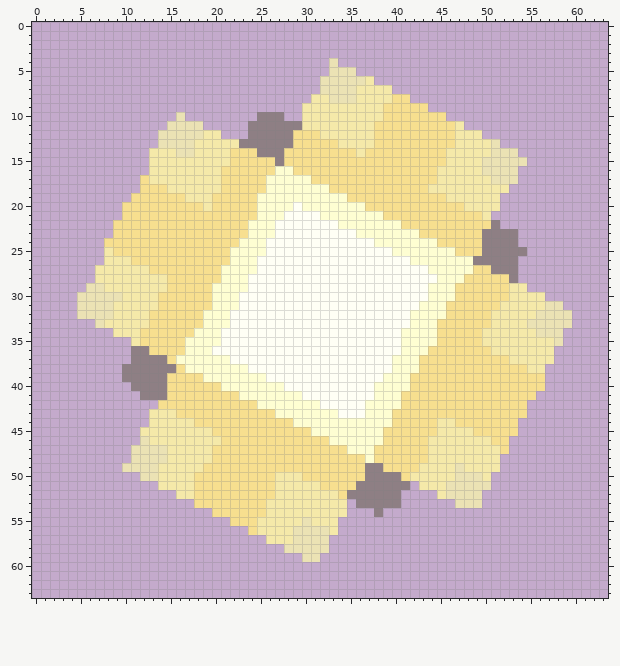
Pixel-art sprite -- Animations/BalaPistola/Default/003.png. This is how it looked before the edit.
The file is 192x192 pixels, drawn in blocks of 3x3; one block is one cell here.
Now the later version:
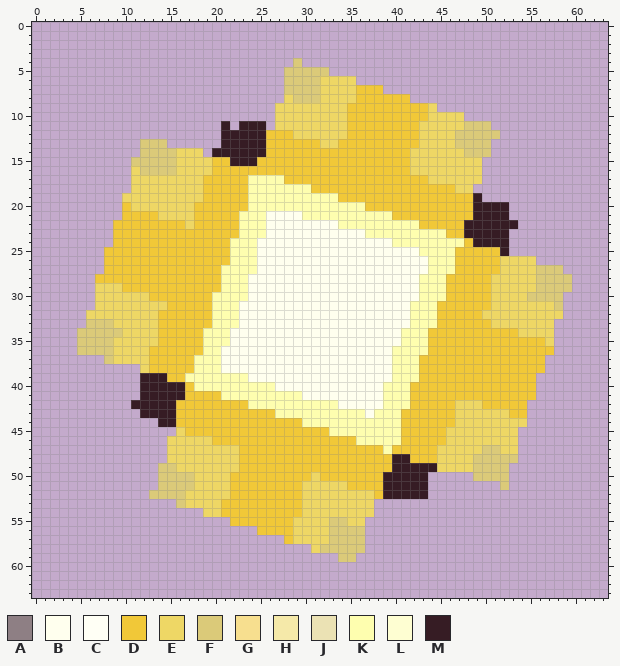
Palette (. is transparent): A #8e7f84  B #ffffee  C #fffff5  D #f1c838  E #eed765  F #dbca79  G #f7df8f  H #f5e9a9  J #ebe2b4  K #fefeaf  L #fefed2  M #361c24
Diff:
Changed rows in their new state; - is an unchanged pixel.
first column x 5:
 4 ------------------------F---.--------------------------
 5 -----------------------FFFFF...------------------------
 6 -----------------------FFFFEEEE..----------------------
 7 -----------------------FFFFEEEEDDD.--------------------
 8 -----------------------EFFFEEEEDDDDDD------------------
 9 ----------------------EEEEEEEEDDDDDDDDDE---------------
10 -----------.--------..EEEEEEEEDDDDDDDDDEEEE------------
11 ----------....--M-MMM.EEEEEEEEDDDDDDDDEEEEEFFF---------
12 ---------.......MMMMMDDDEEEEEEDDDDDDDDEEEEFFFFF--------
13 -------FFF......MMMMMDDDDDDEEDDDDDDDDDEEEEFFFF.--------
14 -------FFFFEEE.MMMMMMDDDDDDDDDDDDDDDDEEEEEEFFF...------
15 ------FFFFFEEEEDDMMMDDDDDDDDDDDDDDDDDEEEEEEEE.....-----
16 ------EFFFFEEEEDDDDDDDDDDDDDDDDDDDDDDEEEEEEEE....------
17 ------EEEEEEEEDDDDDKKKKDDDDDDDDDDDDDDDDEEEEEE....------
18 ------EEEEEEEEDDDDDKKKKKKKDDDDDDDDDDDDDDDDEE....-------
19 -----EEEEEEEEEDDDDDKKKKKKKKKKDDDDDDDDDDDDDDDM..--------
20 -----DEEEEEEEDDDDDDKKKKKKKKKKKKKDDDDDDDDDDDDMMMM-------
21 -----DDDDEEEEDDDDDKKKBBBBKKKKKKKKKKDDDDDDDDDMMMM-------
22 ----DDDDDDDDEDDDDDKKKBBBBBBBBKKKKKKKKKDDDDDMMMMMM------
23 ----DDDDDDDDDDDDDDKKKBBBBBBBBBBBKKKKKKKKKDDMMMMM.------
24 ---.DDDDDDDDDDDDDKKKBBBBBBBBBBBBBBBKKKKKKKKDMMMM.------
25 ---DDDDDDDDDDDDDDKKKBBBBBBBBBBBBBBBBBBKKKKDDDDDM..-----
26 ---DDDDDDDDDDDDDDKKKBBBBBBBBBBBBBBBBBBBKKKDDDDDEEEE----
27 --.DDDDDDDDDDDDDKKKKBBBBBBBBBBBBBBBBBBBKKKDDDDDEEEEFFF-
28 --DDDDDDDDDDDDDDKKKBBBBBBBBBBBBBBBBBBBKKKDDDDDEEEEEFFFF
29 -.EEEDDDDDDDDDDDKKKBBBBBBBBBBBBBBBBBBBKKKDDDDDEEEEEFFFF
30 ..EEEEEEDDDDDDDKKKKBBBBBBBBBBBBBBBBBBBKKKDDDDDEEEEFFFF-
31 ..EEEEEEEEDDDDDKKKBBBBBBBBBBBBBBBBBBBKKKDDDDDDEEEEEEEF-
32 .EEEEEEEEDDDDDDKKKBBBBBBBBBBBBBBBBBBBKKKDDDDDEEEEEEEEE.
33 -FFFEEEEEDDDDDDKKKBBBBBBBBBBBBBBBBBBBKKKDDDDDDEEEEEEE..
34 FFFFFEEEEDDDDDKKKBBBBBBBBBBBBBBBBBBBKKKDDDDDDDDDDEEEE.-
35 FFFFEEEEEDDDDDKKKBBBBBBBBBBBBBBBBBBBKKKDDDDDDDDDDDDDE.-
36 FFFFEEEEDDDDDDKKBBBBBBBBBBBBBBBBBBBKKKKDDDDDDDDDDDDDD--
37 ---FEEEEDDDDDKKKBBBBBBBBBBBBBBBBBBBKKKDDDDDDDDDDDDDD.--
38 -----..EDDDDDKKKBBBBBBBBBBBBBBBBBBBKKKDDDDDDDDDDDDDD---
39 -----..MMMDDKKKKKKKBBBBBBBBBBBBBBBBKKKDDDDDDDDDDDDD.---
40 ------.MMMMMDKKKKKKKKKBBBBBBBBBBBBKKKDDDDDDDDDDDDDD.---
41 -------MMMMMDDDDKKKKKKKKKBBBBBBBBBKKKDDDDDDDDDDDDDD----
42 ------MMMMMDDDDDDDDKKKKKKKKKKBBBBBKKKDDDDDEEEDDDDD-----
43 -------MMMMDDDDDDDDDDDKKKKKKKKKKBKKKDDDDDDEEEEEEDD-----
44 --------.MMDDDDDDDDDDDDDDKKKKKKKKKKKDDDDDDEEEEEEEE-----
45 -------....EDDDDDDDDDDDDDDDDKKKKKKKKDDDDDEEEEEEEE------
46 -------...EEEEEDDDDDDDDDDDDDDDDKKKKKDDDDDEEEEEEEE------
47 ------....EEEEEEEEDDDDDDDDDDDDDDDDKDDDDDEEEEEFFEE------
48 ------....EEEEEEEEDDDDDDDDDDDDDDDDDMMDDDEEEEFFFFF------
49 -----....FFEEEEEEEDDDDDDDDDDDDDDDDDMMMMMEEEEFFFF-------
50 -------..FFFFEEEEDDDDDDDDDEDDDDDDDMMMMM.....FFFF-------
51 ---------FFFFEEEEDDDDDDDDEEEEEDDDDMMMMM.......-F-------
52 --------FFFFEEEEEDDDDDDDDEEEEEEEEDMMMMM-.....----------
53 -----------FEEEEDDDDDDDDDEEEEEEEE...------...----------
54 --------------EEDDDDDDDDDEEEEEEEE.---------------------
55 -----------------DDDDDDDEEEEFFEE-----------------------
56 -------------------.DDDDEEEEFFFF-----------------------
57 ---------------------..DEEEEFFFF-----------------------
58 -----------------------...EFFFFF-----------------------
59 -------------------------..--FF------------------------
